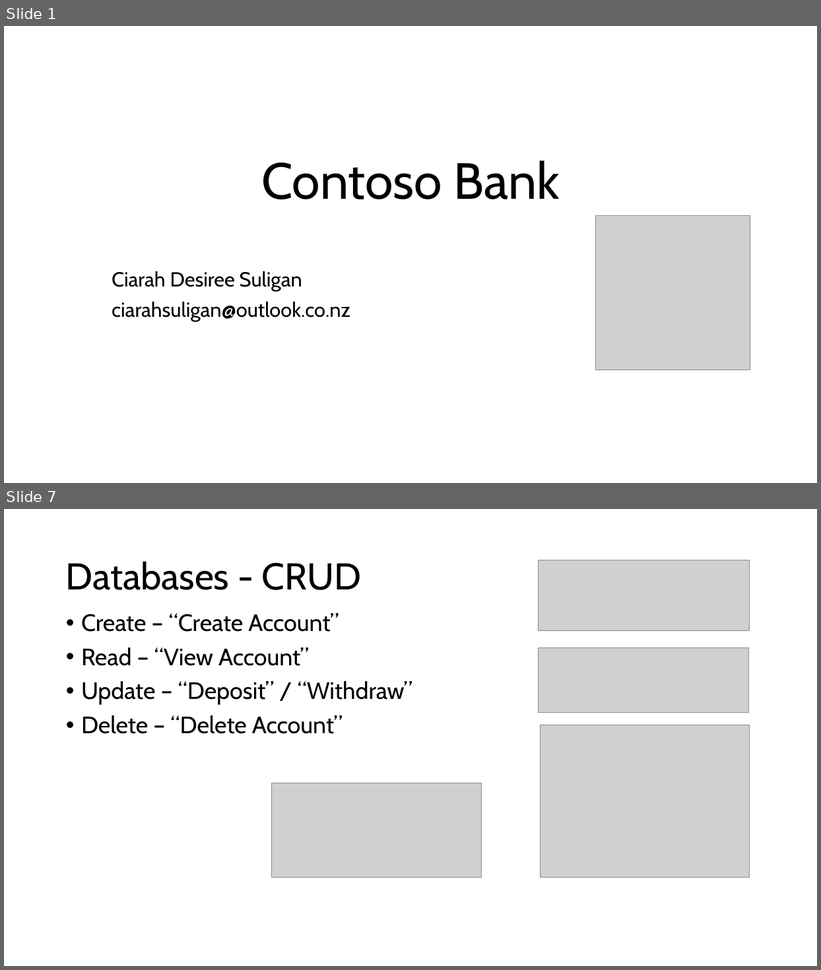
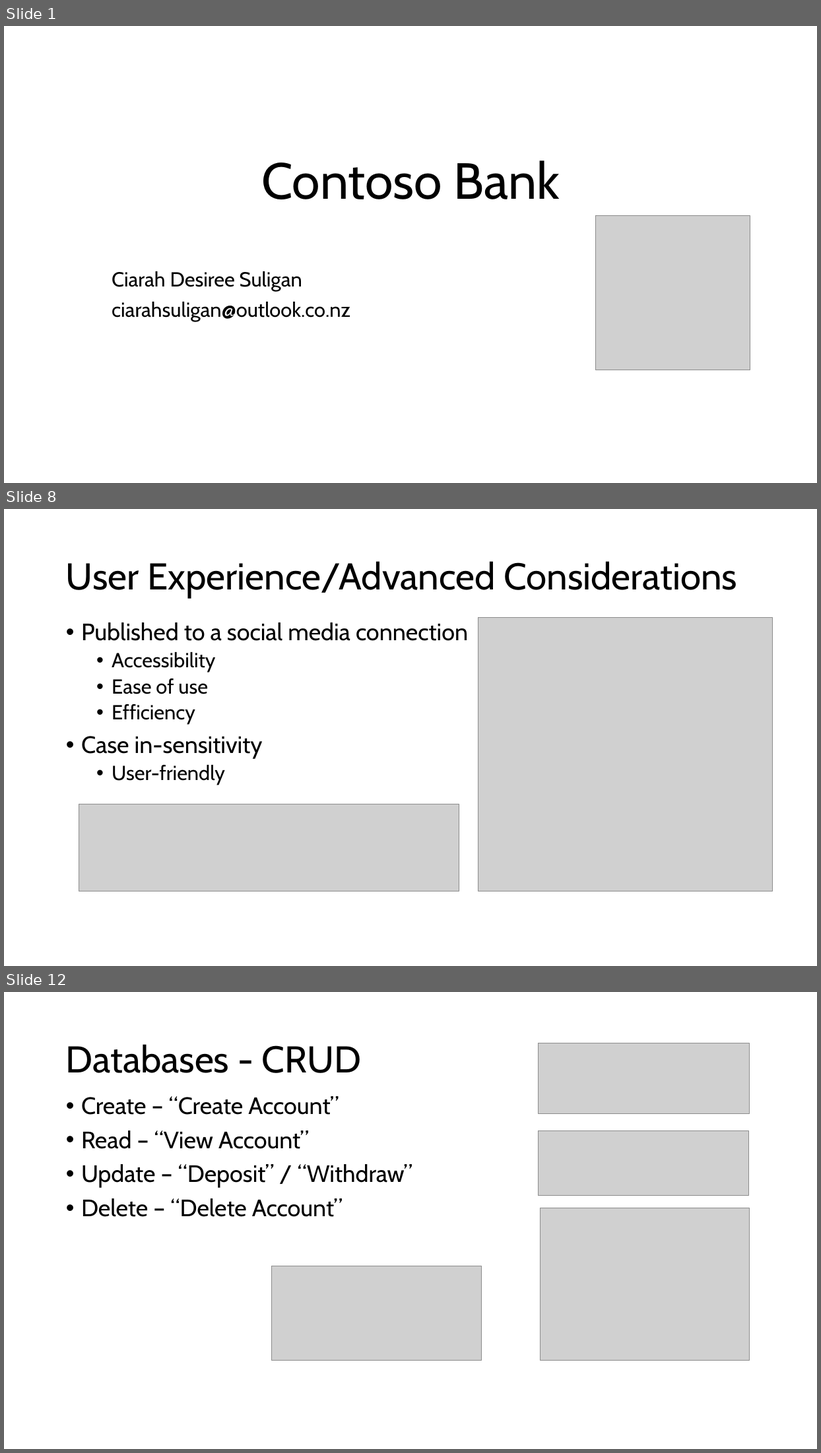
Before and after one commit to cdsuligan/MSAPhase2, a slide deck: MSA Assessment Deck.pptx. Shown one above the other, each under a label of ours: slides 1 and 7 before the commit, slides 1, 8 and 12 after it; the slides between them are not shown. The pictures are 821x970 and 821x1453 pixels, drawn with LibreOffice and Linux fonts; fonts in the diff are those of the drawing; grey boxes stand for pictures; background and template pictures are left out. Boxes give left, top, right and bottom in pixels: in the first picture for what was removed or moved away, otherwise in the second. Text is boxed around its words. In the diff, an @@ line names an element or a change of style, - is before the commit and + after.

```diff
--- a/MSA Assessment Deck.pptx
+++ b/MSA Assessment Deck.pptx
@@ slide 8 added at <box>4,509,817,966</box>, background picture (left out) @@
@@ title added at <box>66,561,737,598</box>, 44 pt, text #000000 @@
+User Experience/Advanced Considerations
@@ text added at <box>81,623,468,785</box>, 28 pt, text #000000 @@
+• Published to a social media connection
+  • Accessibility
+  • Ease of use
+  • Efficiency
+• Case in-sensitivity
+  • User-friendly
@@ picture added at <box>478,618,773,891</box> @@
@@ picture added at <box>79,804,459,891</box> @@
@@ what was slide 7 is now slide 12 @@
```
Also in this commit, not shown: 6 slides changed, 5 other slides added, 1 other file.
